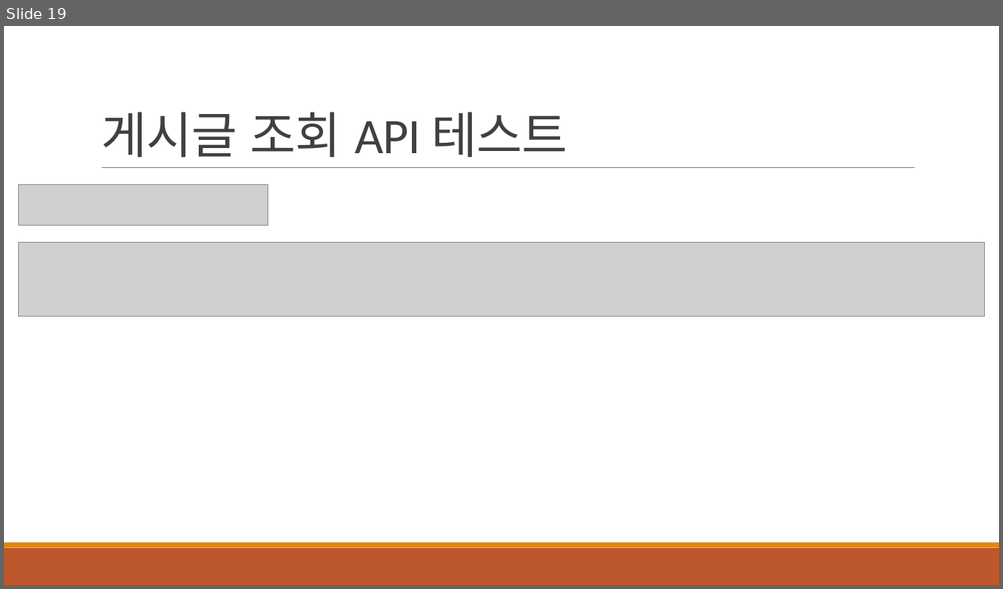
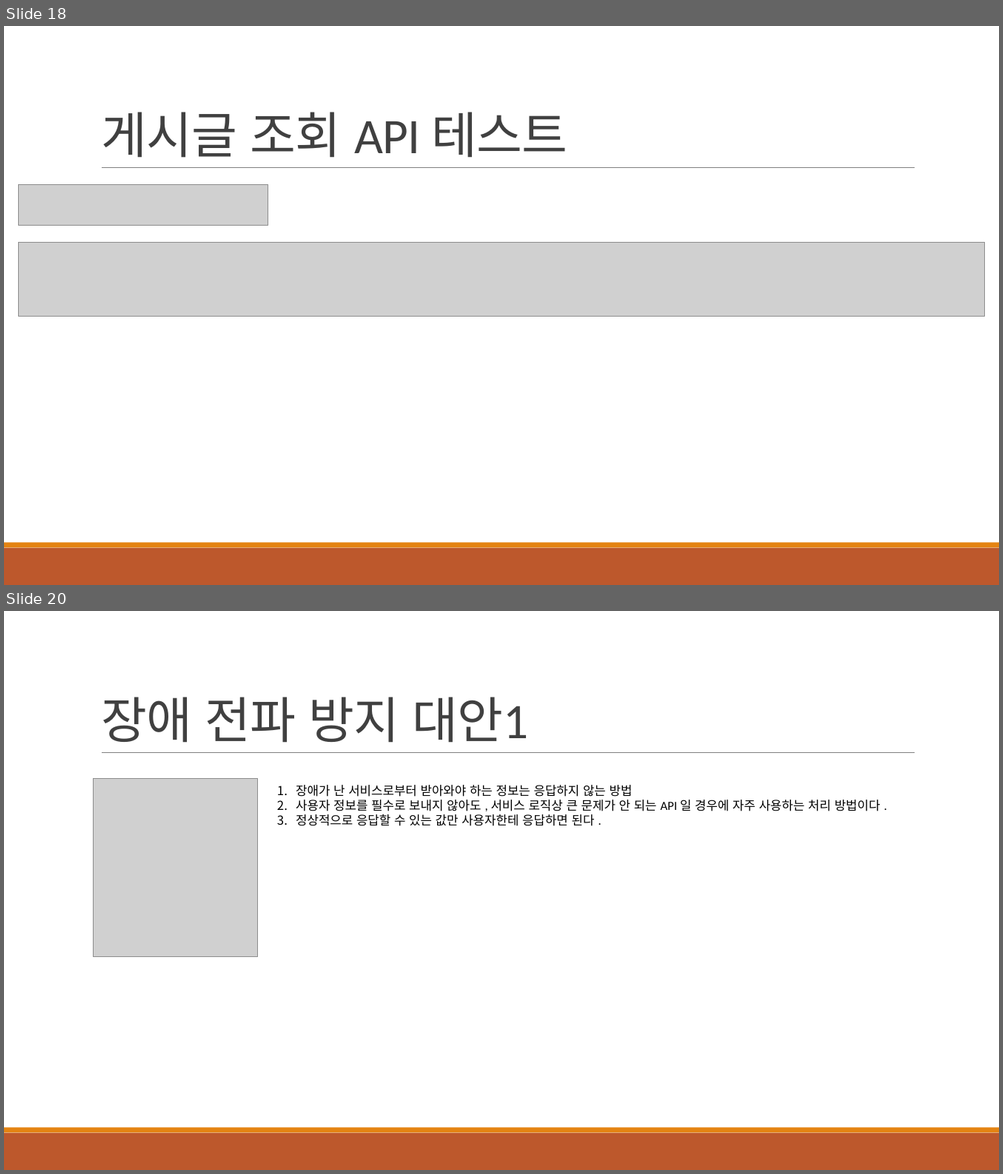
Before and after one commit to khb3025/study-msa, a slide deck: msa-ppt/3.데이터 조회 API 구현.pptx. Shown one above the other, each under a label of ours: slide 19 before the commit, slides 18 and 20 after it; the slides between them are not shown. The pictures are 1003x589 and 1003x1174 pixels, drawn with LibreOffice and Linux fonts; fonts in the diff are those of the drawing; grey boxes stand for pictures. Boxes give left, top, right and bottom in pixels: in the first picture for what was removed or moved away, otherwise in the second. Text is boxed around its words. In the diff, an @@ line names an element or a change of style, - is before the commit and + after.

Commit message:
feat : MSA 장애 전파 방지 전략
1. 요청에 대한 응답을 null로 처리 - 요청 서비스의 정보를 추가하지 않아도
   서비스에 큰 이슈가 발생하지 않을 경우.
2. 장애가 발생한 서비스에 대한 안내 message 와 ErrorCode 전달

```diff
--- a/msa-ppt/3.데이터 조회 API 구현.pptx
+++ b/msa-ppt/3.데이터 조회 API 구현.pptx
@@ slide 20 added at <box>4,611,999,1170</box>, background #FFFFFF; not listed: 3 template elements that a slide beside it also shows @@
@@ title added at <box>101,697,529,743</box>, 48 pt, text #404040 @@
+장애 전파 방지 대안1
@@ picture added at <box>94,779,258,957</box> @@
@@ text added at <box>296,785,880,826</box>, 12 pt, text #000000 @@
+1. 장애가 난 서비스로부터 받아와야 하는 정보는 응답하지 않는 방법
+2. 사용자 정보를 필수로 보내지 않아도 , 서비스 로직상 큰 문제가 안 되는 API 일 경우에 자주 사용하는 처리 방법이다 .
+3. 정상적으로 응답할 수 있는 값만 사용자한테 응답하면 된다 .
@@ what was slide 19 is now slide 18 @@
```
Also in this commit, not shown: 5 other slides added, 1 slide removed, 2 other files.
